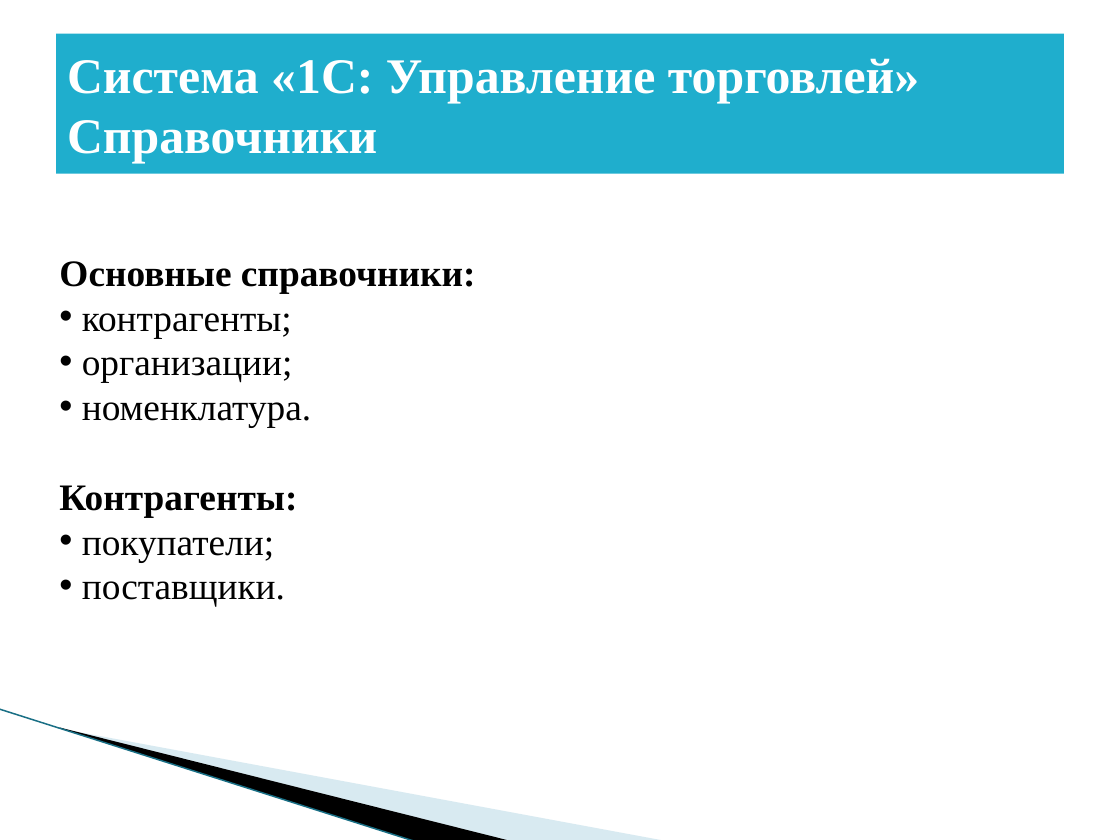
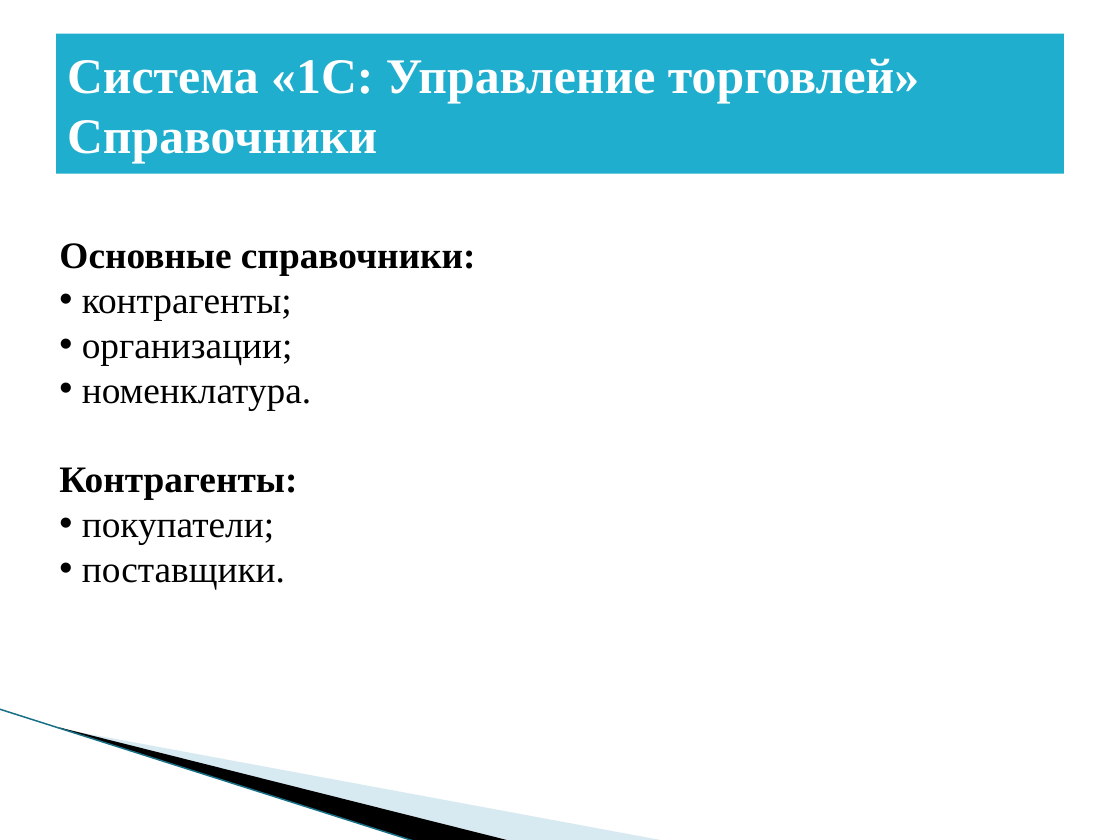
Before and after one commit to BadMax-Kirov/VKR, a slide deck: slide 24 of Выпускная квалификационная работа.pptx. Drawn at 1120x840 pixels with LibreOffice and Linux fonts; fonts in the diff are those of the drawing; background and template pictures are left out. Boxes give left, top, right and bottom in pixels: in the first picture for what was removed or moved away, otherwise in the second. Text is boxed around its words. In the diff, an @@ line names an element or a change of style, - is before the commit and + after.

```diff
--- a/Выпускная квалификационная работа.pptx
+++ b/Выпускная квалификационная работа.pptx
@@ text "Основные справочники:": place and size @@
-text "Основные справочники:" at [59, 261, 476, 607]
+text "Основные справочники:" at [59, 243, 476, 589]
```
Also in this commit, not shown: 1 other slide changed.
